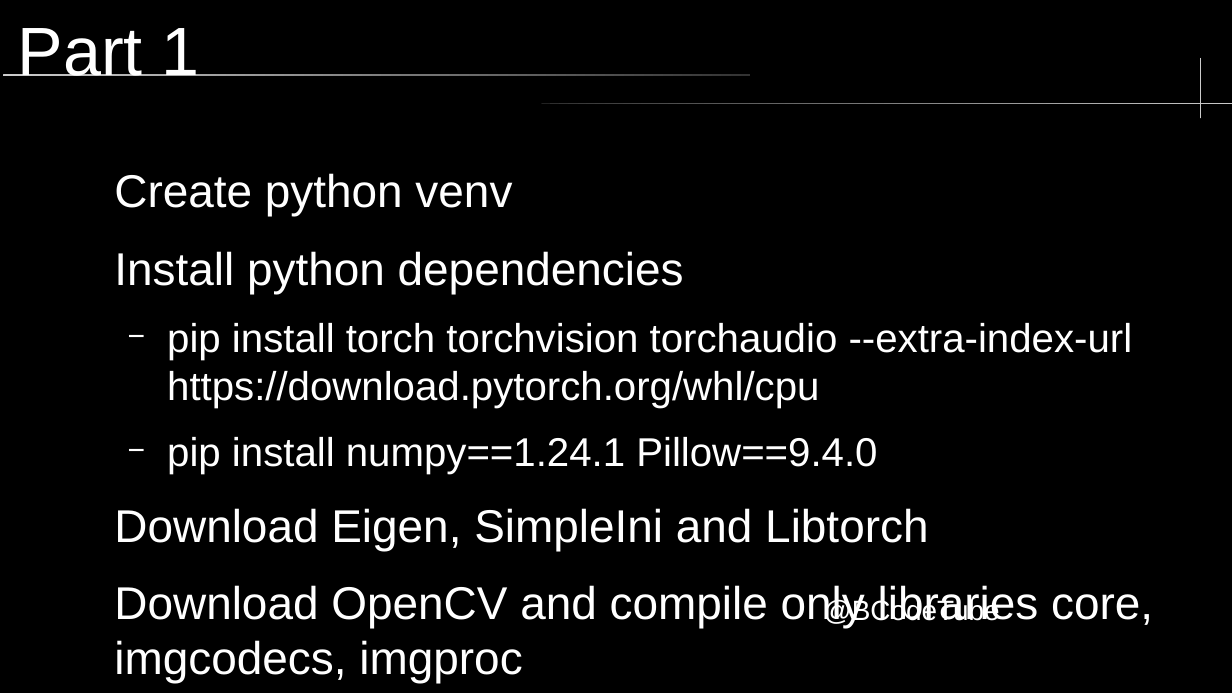
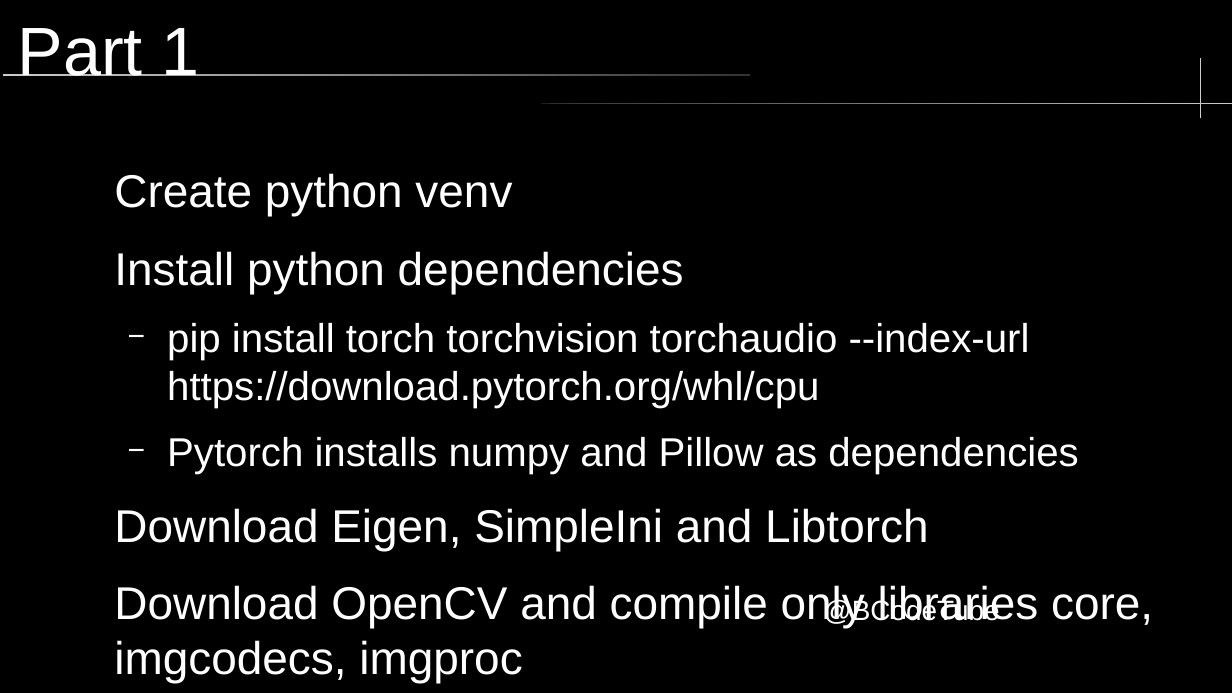
Before and after one commit to brccabral/Cpp_Python_MNIST, a slide deck: slide 10 of MNIST.odp. Drawn at 1232x693 pixels with LibreOffice and Linux fonts; fonts in the diff are those of the drawing; background and template pictures are left out. Boxes give left, top, right and bottom in pixels: in the first picture for what was removed or moved away, otherwise in the second. Text is boxed around its words. In the diff, an @@ line names an element or a change of style, - is before the commit and + after.

Commit message:
download instructions

```diff
--- a/MNIST.odp
+++ b/MNIST.odp
@@ text at bbox=[167, 323, 1078, 474]: text changed @@
-  − pip install torch torchvision torchaudio --extra-index-url https://download.pytorch.org/whl/cpu
-  − pip install numpy==1.24.1 Pillow==9.4.0
+  − pip install torch torchvision torchaudio --index-url https://download.pytorch.org/whl/cpu
+  − Pytorch installs numpy and Pillow as dependencies
```
Also in this commit, not shown: 4 other slides changed, 3 other files.
